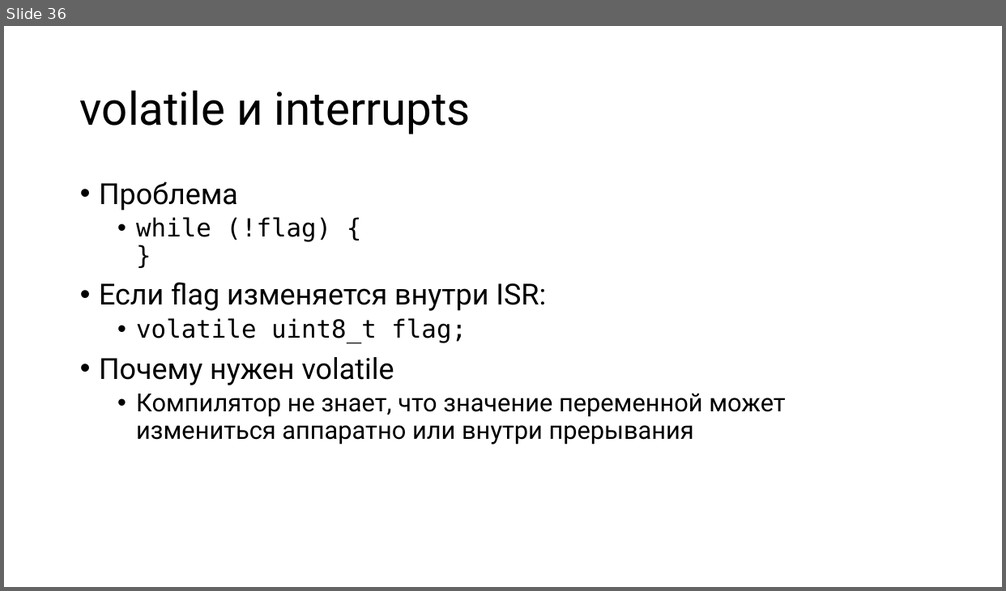
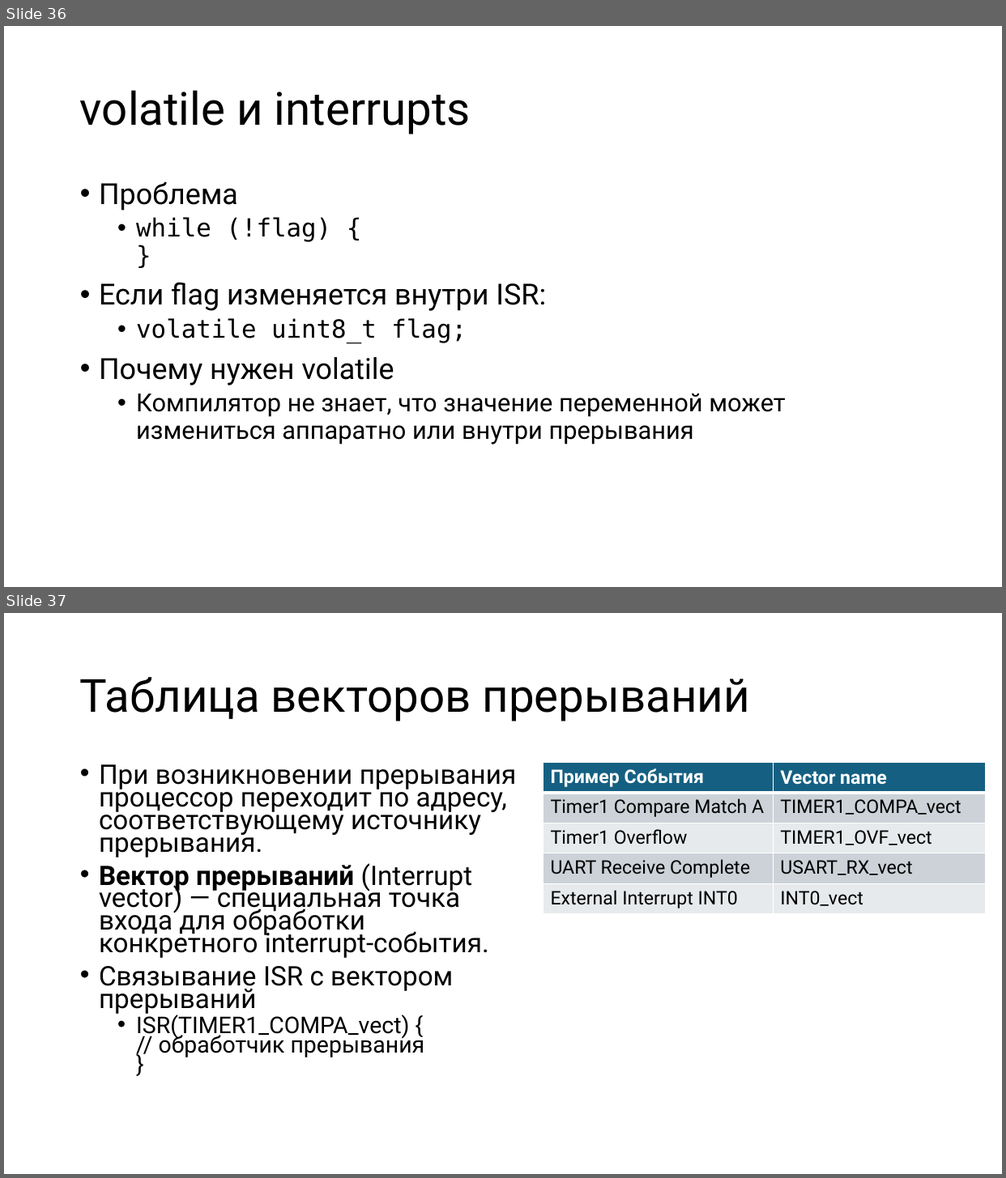
Before and after one commit to alexey-malov/mpp, a slide deck: lectures/14/Microcontroller Programming.pptx. Shown one above the other, each under a label of ours: slide 36 before the commit, slides 36 and 37 after it. The pictures are 1006x591 and 1006x1178 pixels, drawn with LibreOffice and Linux fonts; fonts in the diff are those of the drawing. Boxes give left, top, right and bottom in pixels: in the first picture for what was removed or moved away, otherwise in the second. Text is boxed around its words. In the diff, an @@ line names an element or a change of style, - is before the commit and + after.

```diff
--- a/lectures/14/Microcontroller Programming.pptx
+++ b/lectures/14/Microcontroller Programming.pptx
@@ slide 37 added at [4, 613, 1002, 1174], background #FFFFFF @@
@@ title added at [80, 677, 750, 722], 44 pt, text #000000 @@
+Таблица векторов прерываний
@@ text added at [99, 764, 517, 1058], 25.9 pt, text #000000 @@
+• При возникновении прерывания процессор переходит по адресу, соответствующему источнику прерывания.
+• Вектор прерываний (Interrupt vector) — специальная точка входа для обработки конкретного interrupt-события.
+• Связывание ISR с вектором прерываний
+  • ISR(TIMER1_COMPA_vect) {
+    // обработчик прерывания
+    }
@@ table added at [543, 763, 986, 914], 5 rows, 2 columns @@
+Пример События | Vector name
+Timer1 Compare Match A | TIMER1_COMPA_vect
+Timer1 Overflow | TIMER1_OVF_vect
+UART Receive Complete | USART_RX_vect
+External Interrupt INT0 | INT0_vect
```
Also in this commit, not shown: 2 slides changed, 18 other slides added.
